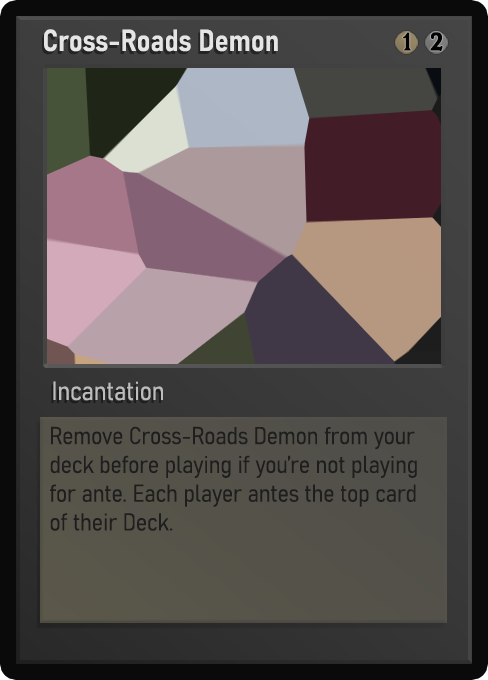
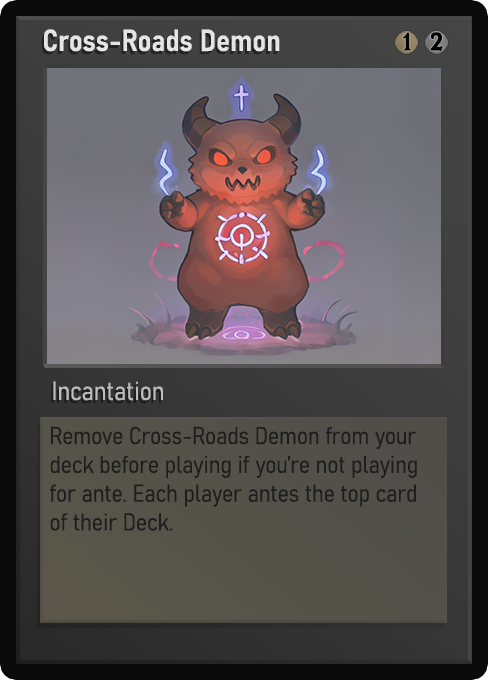
Two versions of the same layered image (488 x 680). Layer-by-layer changes:
painted on "Name" over <box>44,29,280,52</box>
painted on "Class" over <box>72,386,151,401</box>
painted on "Desc_norm" over <box>50,426,417,531</box>
painted on "Artwork" over <box>47,68,441,364</box>
